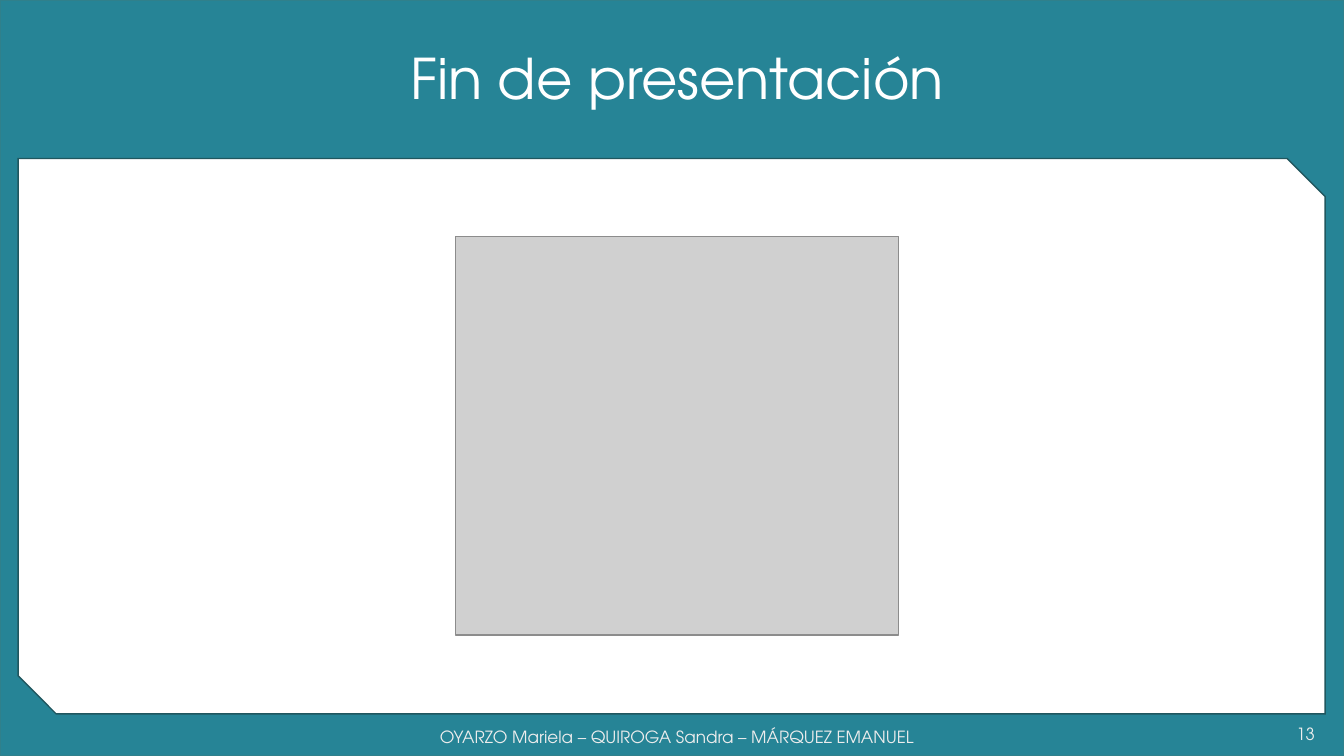
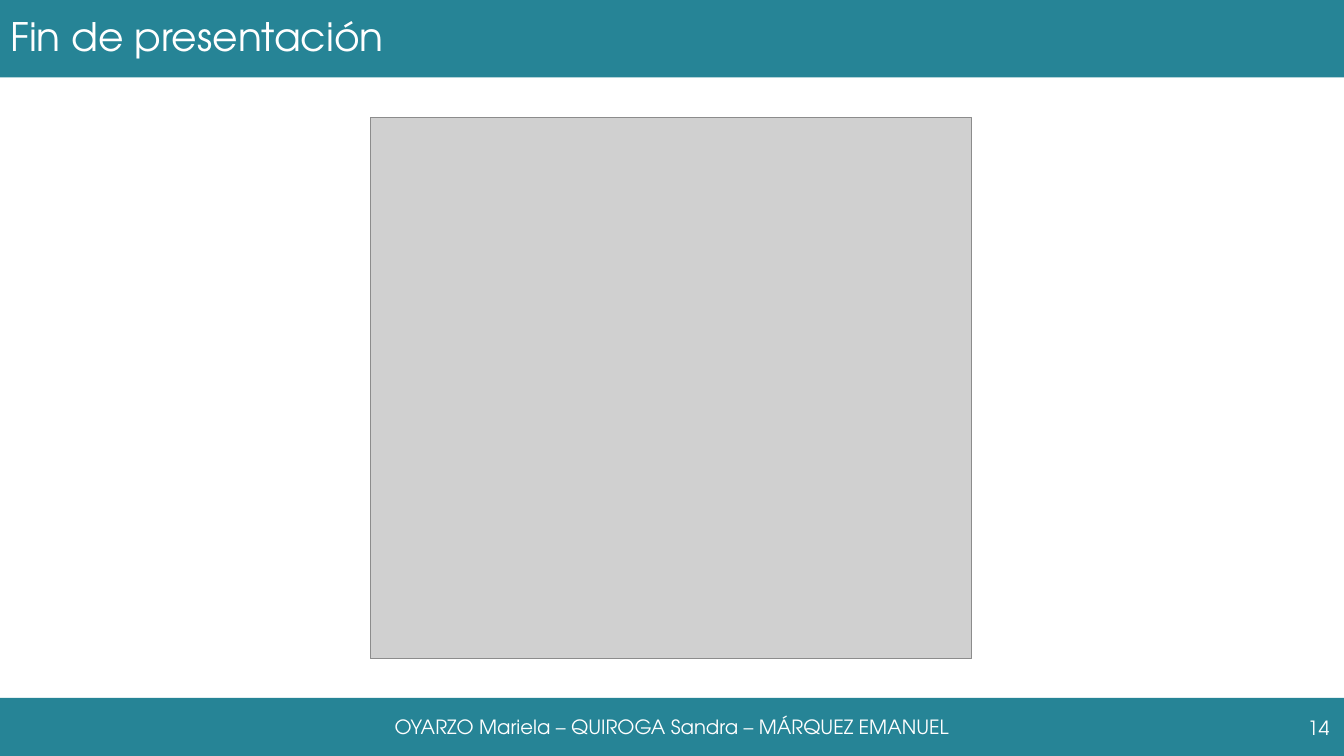
Before and after one commit to grupoyenu/yenu, a slide deck: slide 14 of 08. Presentaciones/Presentación 11.pptx (slide 13 before the commit). Drawn at 1344x756 pixels with LibreOffice and Linux fonts; fonts in the diff are those of the drawing; grey boxes stand for pictures; background and template pictures are left out. Boxes give left, top, right and bottom in pixels: in the first picture for what was removed or moved away, otherwise in the second. Text is boxed around its words. In the diff, an @@ line names an element or a change of style, - is before the commit and + after.

```diff
--- a/08. Presentaciones/Presentación 11.pptx
+++ b/08. Presentaciones/Presentación 11.pptx
@@ background #F2F2F2 to #FFFFFF @@
@@ title "Fin de presentación": place and size @@
-title "Fin de presentación" at (410, 56, 944, 110)
+title "Fin de presentación" at (10, 21, 384, 59)
@@ title "Fin de presentación" at (10, 21, 384, 59): size 40 to 28 pt; alignment centre to left @@
@@ rectangle removed at (0, 0, 1344, 756) @@
@@ rectangle added at (0, 0, 1344, 78), fill #268496 @@
@@ picture: place and size @@
-picture at (456, 236, 899, 635)
+picture at (370, 117, 972, 658)
@@ snip diag rect removed at (18, 158, 1326, 714) @@
@@ rectangle added at (0, 698, 1344, 756), fill #268496 @@
@@ text "OYARZO Mariela – QUIROGA Sandra ...": place and size @@
-text "OYARZO Mariela – QUIROGA Sandra ..." at (440, 727, 914, 743)
+text "OYARZO Mariela – QUIROGA Sandra ..." at (395, 715, 949, 735)
@@ text "OYARZO Mariela – QUIROGA Sandra ..." at (395, 715, 949, 735): size 12 to 14 pt, text colour gradient #9E9E9E to #EDEDED to #FFFFFF to #FFFFFF @@
@@ page number at (1308, 720, 1330, 735): text changed; size 12 to 14 pt; text colour gradient #9E9E9E to #EDEDED to #FFFFFF to #FFFFFF @@
-13
+14
```
Also in this commit, not shown: 9 other slides changed, 1 slide added.
